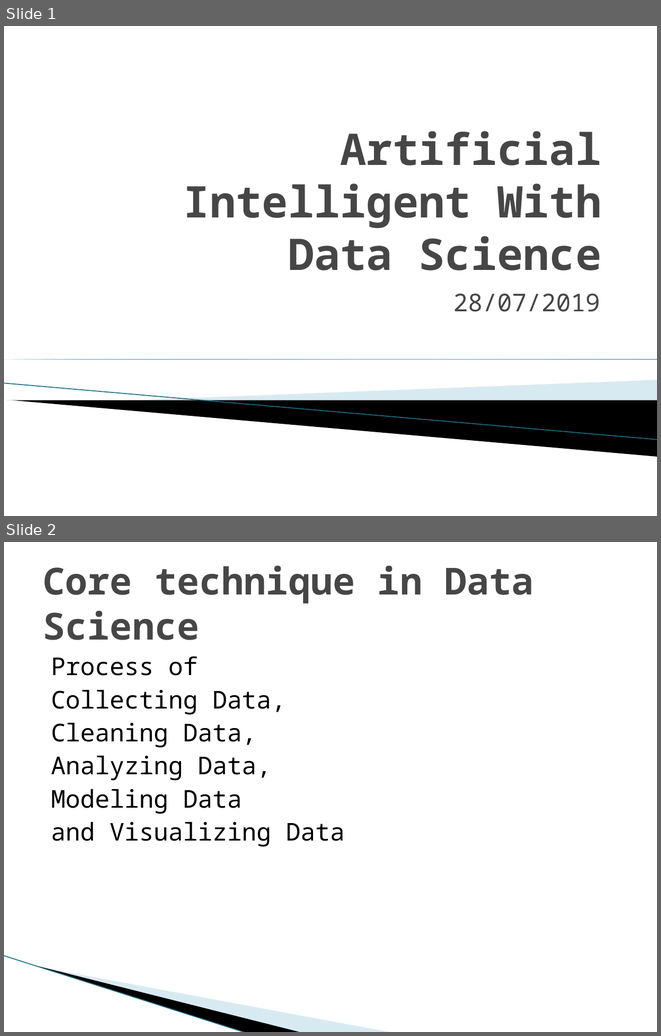
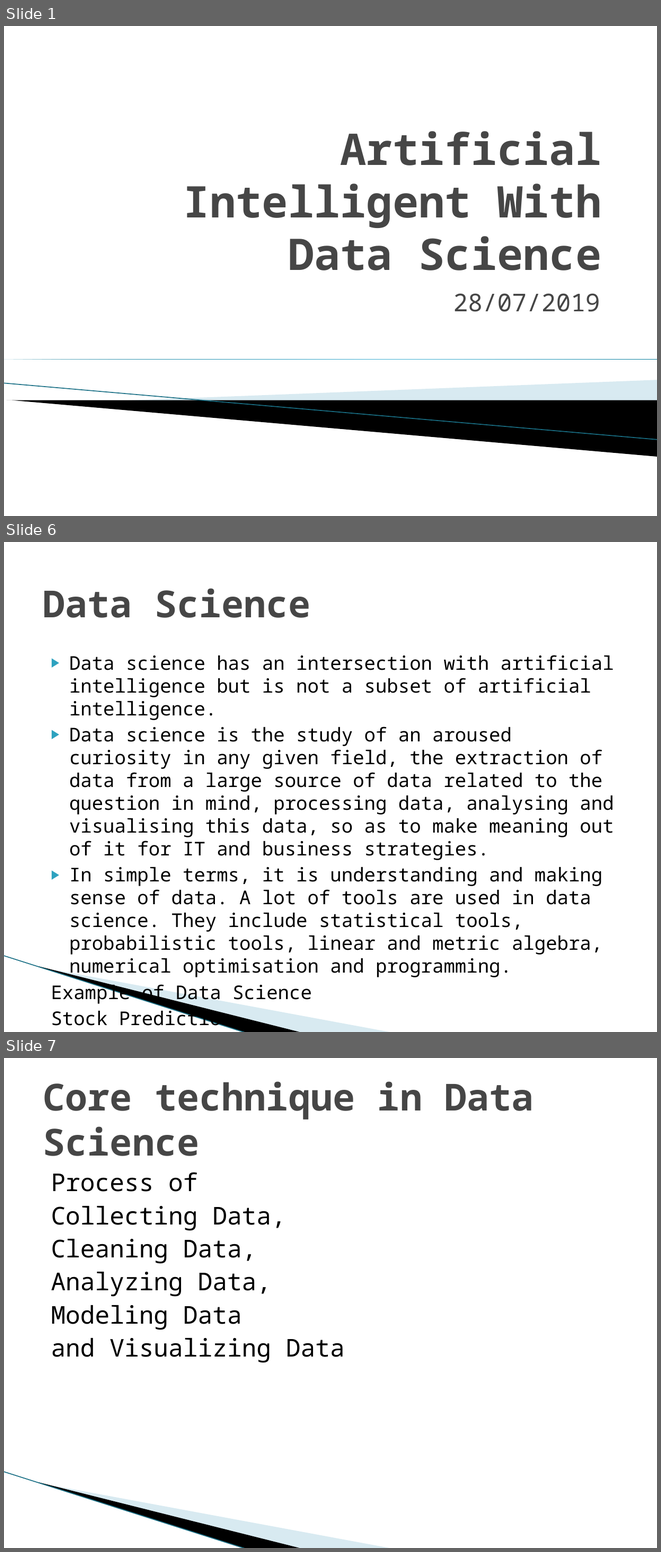
Before and after one commit to vijayakumarSankaran/Hello-GitHub, a slide deck: Artificial Intelligent With DataScience_Presentation.pptx. Shown one above the other, each under a label of ours: slides 1 and 2 before the commit, slides 1, 6 and 7 after it; the slides between them are not shown. The pictures are 661x1036 and 661x1552 pixels, drawn with LibreOffice and Linux fonts; fonts in the diff are those of the drawing; background and template pictures are left out. Boxes give left, top, right and bottom in pixels: in the first picture for what was removed or moved away, otherwise in the second. Text is boxed around its words. In the diff, an @@ line names an element or a change of style, - is before the commit and + after.

```diff
--- a/Artificial Intelligent With DataScience_Presentation.pptx
+++ b/Artificial Intelligent With DataScience_Presentation.pptx
@@ slide 6 added at [4,542,657,1032], background #FFFFFF; not listed: 3 template elements that a slide beside it also shows @@
@@ title added at [43,588,311,618], 41 pt, text #464646, bold @@
+Data Science
@@ text added at [69,655,614,978], 20.9 pt, text #000000 @@
+▶ Data science has an intersection with artificial intelligence but is not a subset of artificial intelligence.
+▶ Data science is the study of an aroused curiosity in any given field, the extraction of data from a large source of data related to the question in mind, processing data, analysing and visualising this data, so as to make meaning out of it for IT and business strategies.
+▶ In simple terms, it is understanding and making sense of data. A lot of tools are used in data science. They include statistical tools, probabilistic tools, linear and metric algebra, numerical optimisation and programming.
+Example of Data Science
+Stock Prediction
@@ what was slide 2 is now slide 7 @@
```
Also in this commit, not shown: 5 other slides added.
